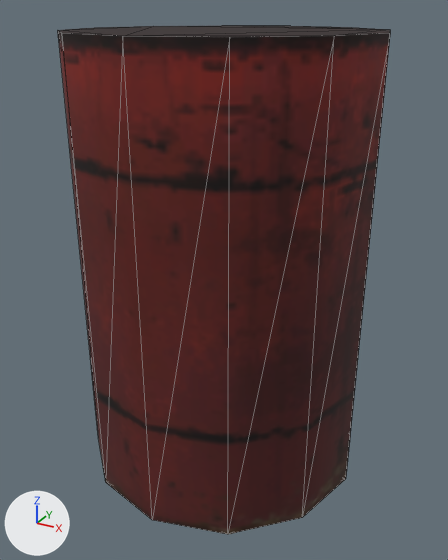
Renders of the OBJ model GmodClone/res/Models/RedBarrel/RedBarrel.obj from each side of a commit.
Rendered twice from a 50 mm lens placed at (0.968, -1.765, 1.562), pointed at (0.01, -0.024, 0.691). Every picture has the same lights, and +X, +Y and +Z are marked at lower left. Mesh edges are drawn as thin lines. Where no turn or scale is listed for an object, it has been applied to the vertices.

In view in the first picture: 'RedBarrel'.
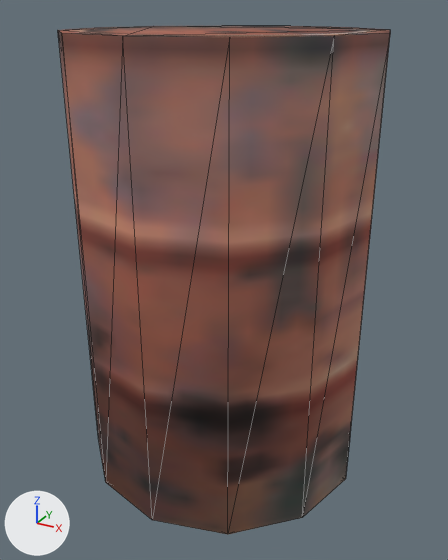
What changed in the scene script:
```text
Add img_airstrip_material_28_png:
    img_airstrip_material_28_png = load_image('airstrip_material_28.png', 'airstrip_material_28.png', 64, 64, 'sRGB')
Add img_airstrip_material_27_png:
    img_airstrip_material_27_png = load_image('airstrip_material_27.png', 'airstrip_material_27.png', 64, 64, 'sRGB')
Change mat_none:
    mat_none.texture: img_oil_barrel_diffuse_png -> img_airstrip_material_27_png
Add mat_none_airstrip_material_28_png:
    mat_none_airstrip_material_28_png = principled_material('None_airstrip_material_28.png')
    mat_none_airstrip_material_28_png.texture = img_airstrip_material_28_png
    mat_none_airstrip_material_28_png.roughness = 0.859
Change me_redbarrel:
    where me_redbarrel.from_pydata(...)  # 24 vertices, 44 faces; spans x -0.5..0.5, y -0.5..0.5, z 0.0..1.5
    used by ob_redbarrel; location = (0.0, 0.0, 0.0)
    me_redbarrel part 1: 44 kept faces spanning x -0.5..0.5, y -0.5..0.5, z 0.0..1.5 get new texture (UV) coordinates
    me_redbarrel part 2: 20 faces spanning x -0.5..0.5, y -0.5..0.5, z 0.0..1.5 switch from mat_none (picture img_oil_barrel_diffuse_png) to mat_none_airstrip_material_28_png (picture img_airstrip_material_28_png)
```

Boxes (x1, y1, x2, y2) around the edits, measured in the pictures (448 x 560 px):
'RedBarrel', surface changed (red to brown): (58, 26, 390, 534) in both
part 1 of me_redbarrel, surface changed (red to brown): (58, 31, 390, 534) in both
part 2 of me_redbarrel, recoloured (grey to brown): (58, 26, 390, 37) in both
